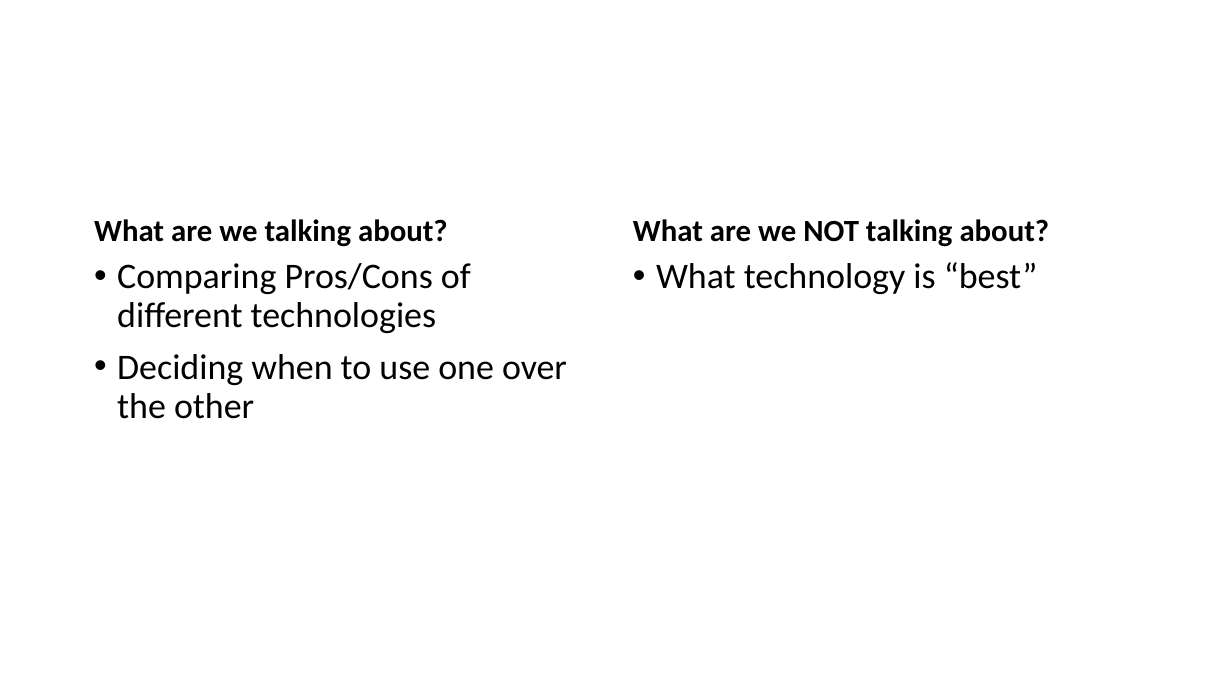
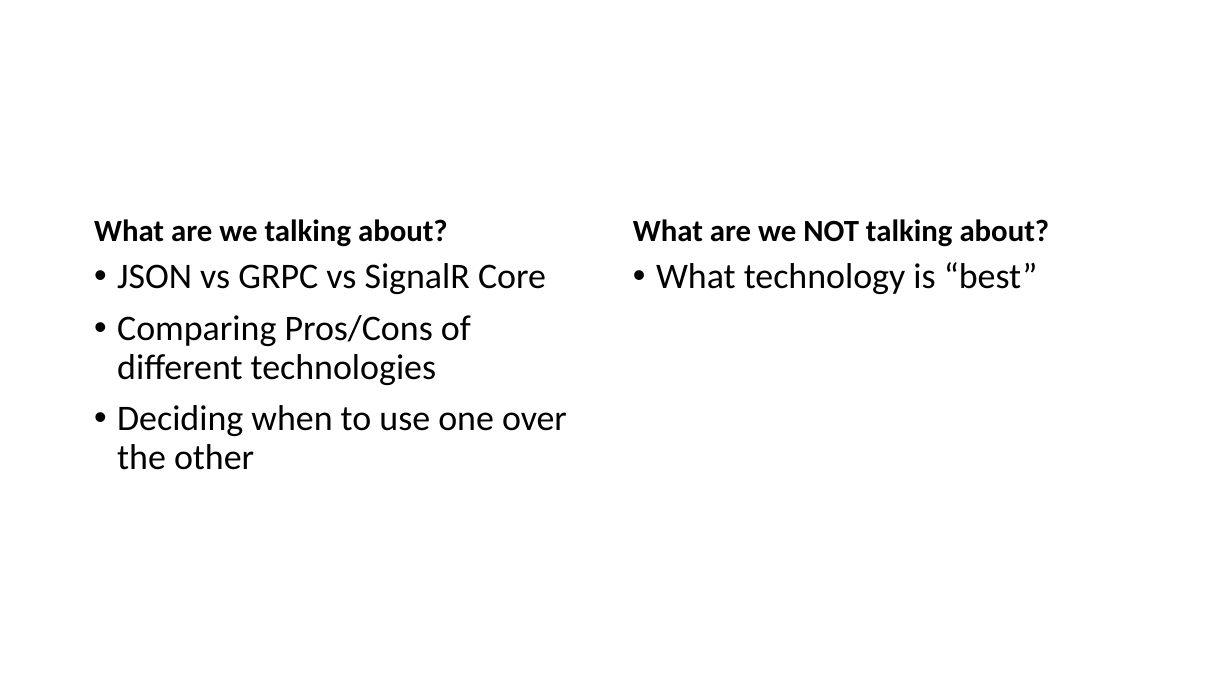
Before and after one commit to ProgrammerAL/Presentations-2020, a slide deck: slide 2 of 2020-04-14 ONETUG App Communication Juxtaposition/Presentation.pptx. Drawn at 1232x693 pixels with LibreOffice and Linux fonts; fonts in the diff are those of the drawing. Boxes give left, top, right and bottom in pixels: in the first picture for what was removed or moved away, otherwise in the second. Text is boxed around its words. In the diff, an @@ line names an element or a change of style, - is before the commit and + after.

```diff
--- a/2020-04-14 ONETUG App Communication Juxtaposition/Presentation.pptx
+++ b/2020-04-14 ONETUG App Communication Juxtaposition/Presentation.pptx
@@ text at (117,263,546,294): paragraph added @@
+• JSON vs GRPC vs SignalR Core
```
Also in this commit, not shown: 2 other slides changed, 1 slide removed, 1 other file.
